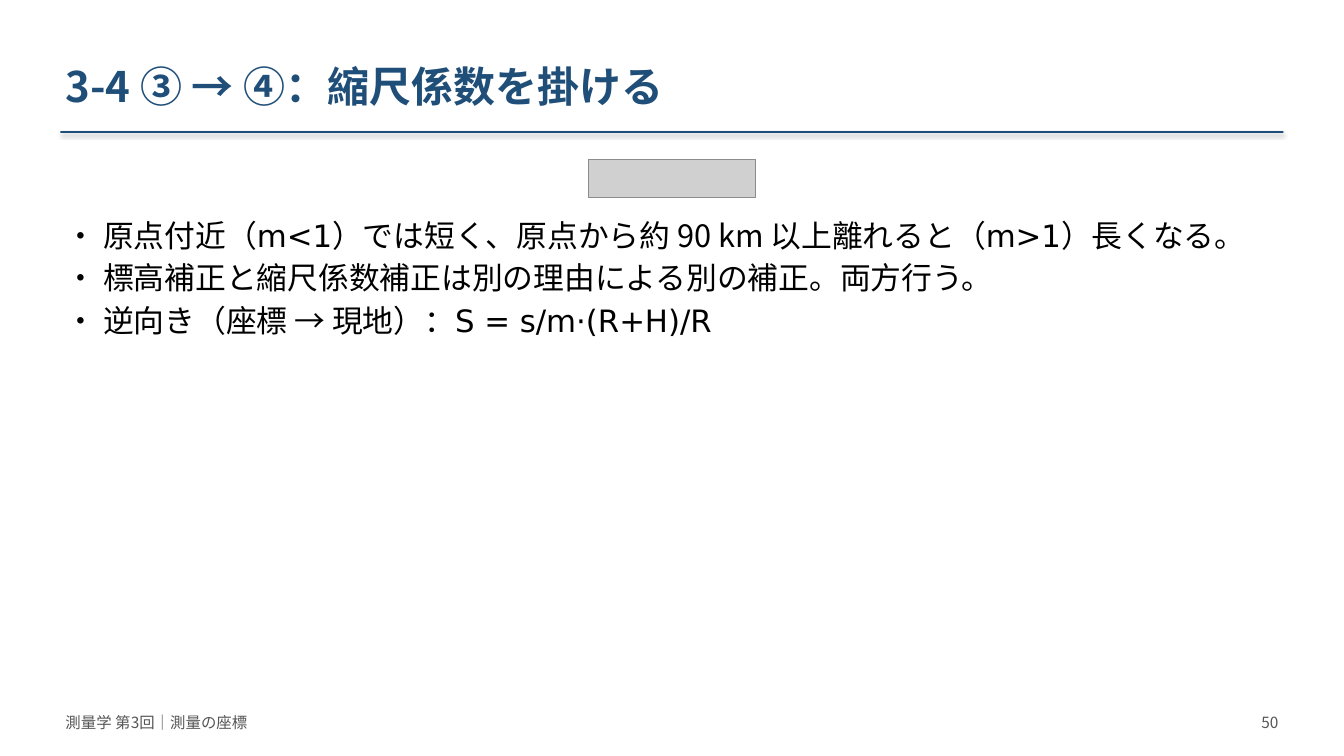
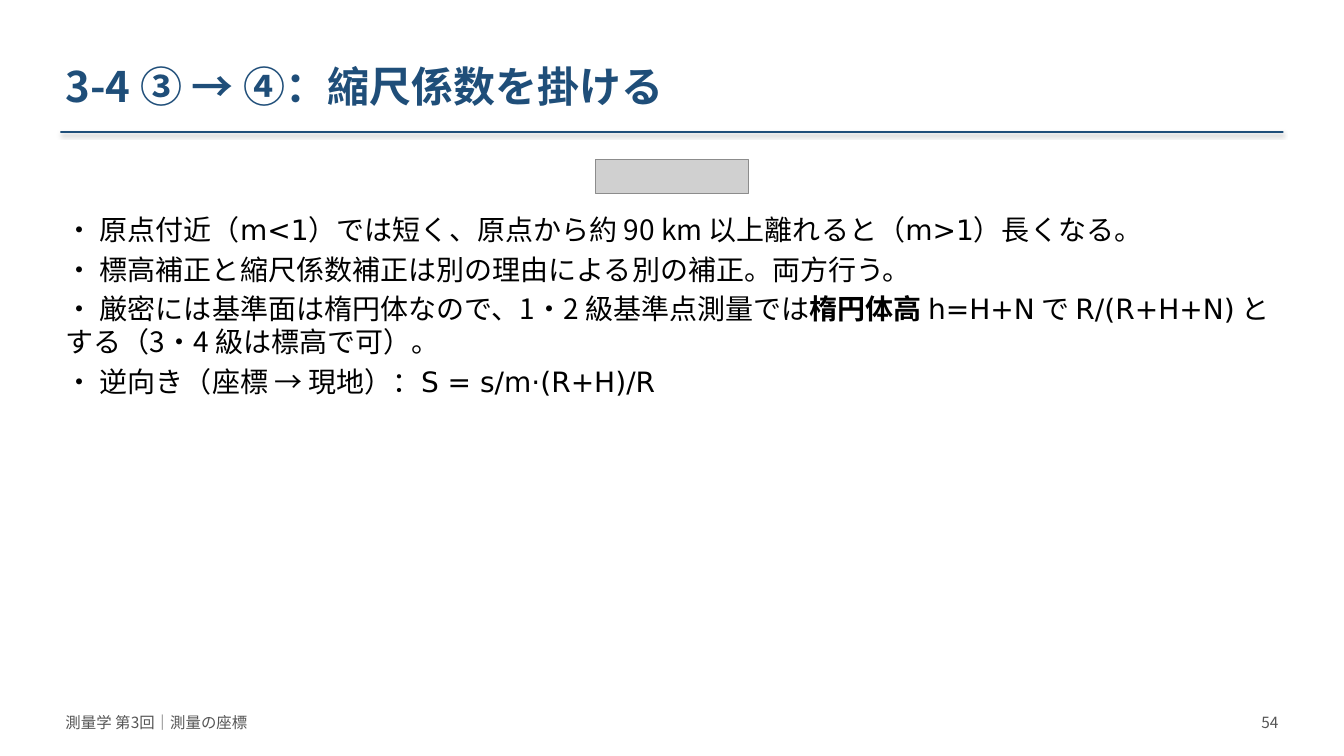
Before and after one commit to NN3210/Lecture, a slide deck: slide 54 of Surveying/materials/slides/第03回_測量の座標/slides.pptx (slide 50 before the commit). Drawn at 1344x756 pixels with LibreOffice and Linux fonts; fonts in the diff are those of the drawing; grey boxes stand for pictures. Boxes give left, top, right and bottom in pixels: in the first picture for what was removed or moved away, otherwise in the second. Text is boxed around its words. In the diff, an @@ line names an element or a change of style, - is before the commit and + after.

```diff
--- a/Surveying/materials/slides/第03回_測量の座標/slides.pptx
+++ b/Surveying/materials/slides/第03回_測量の座標/slides.pptx
@@ picture: place and size @@
-picture at [589, 159, 756, 198]
+picture at [596, 159, 749, 194]
@@ text at [100, 216, 1142, 396]: size 22 to 20 pt in "• 原点付近（m<1）では短く、原点から約 90 km 以上離れると（m>1）長くなる。", "• 標高補正と縮尺係数補正は別の理由による別の補正。両方行う。", "• 逆向き（座標 → 現地）：S = s/m·(R+H)/R" @@
@@ text at [65, 295, 1269, 355]: paragraph added @@
+• 厳密には基準面は楕円体なので、1・2 級基準点測量では楕円体高 h=H+N で R/(R+H+N) とする（3・4 級は標高で可）。
@@ text at [1261, 716, 1278, 728]: text changed @@
-50
+54
```
Also in this commit, not shown: 60 other slides changed, 6 slides added, 5 other files.
